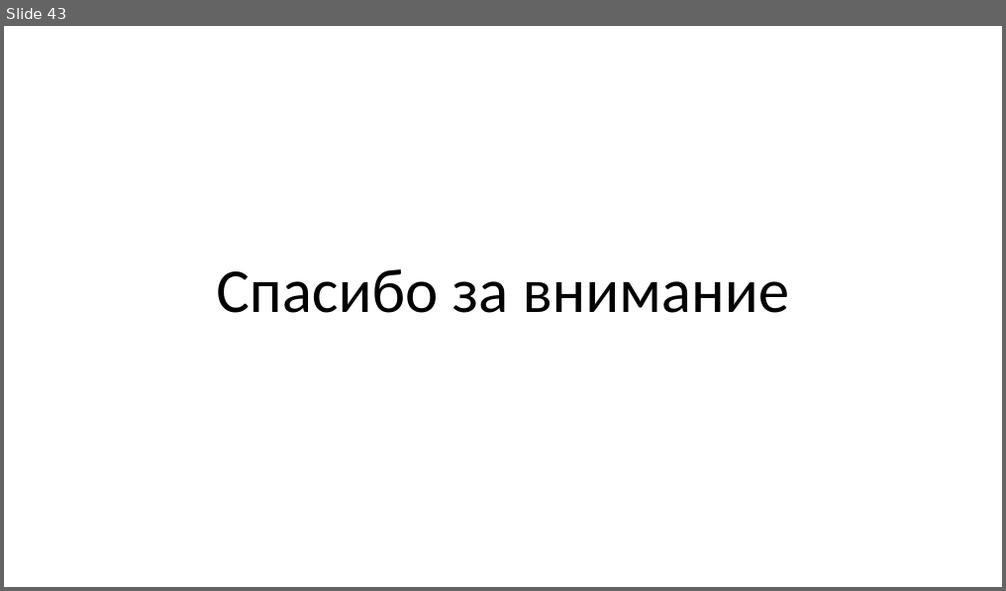
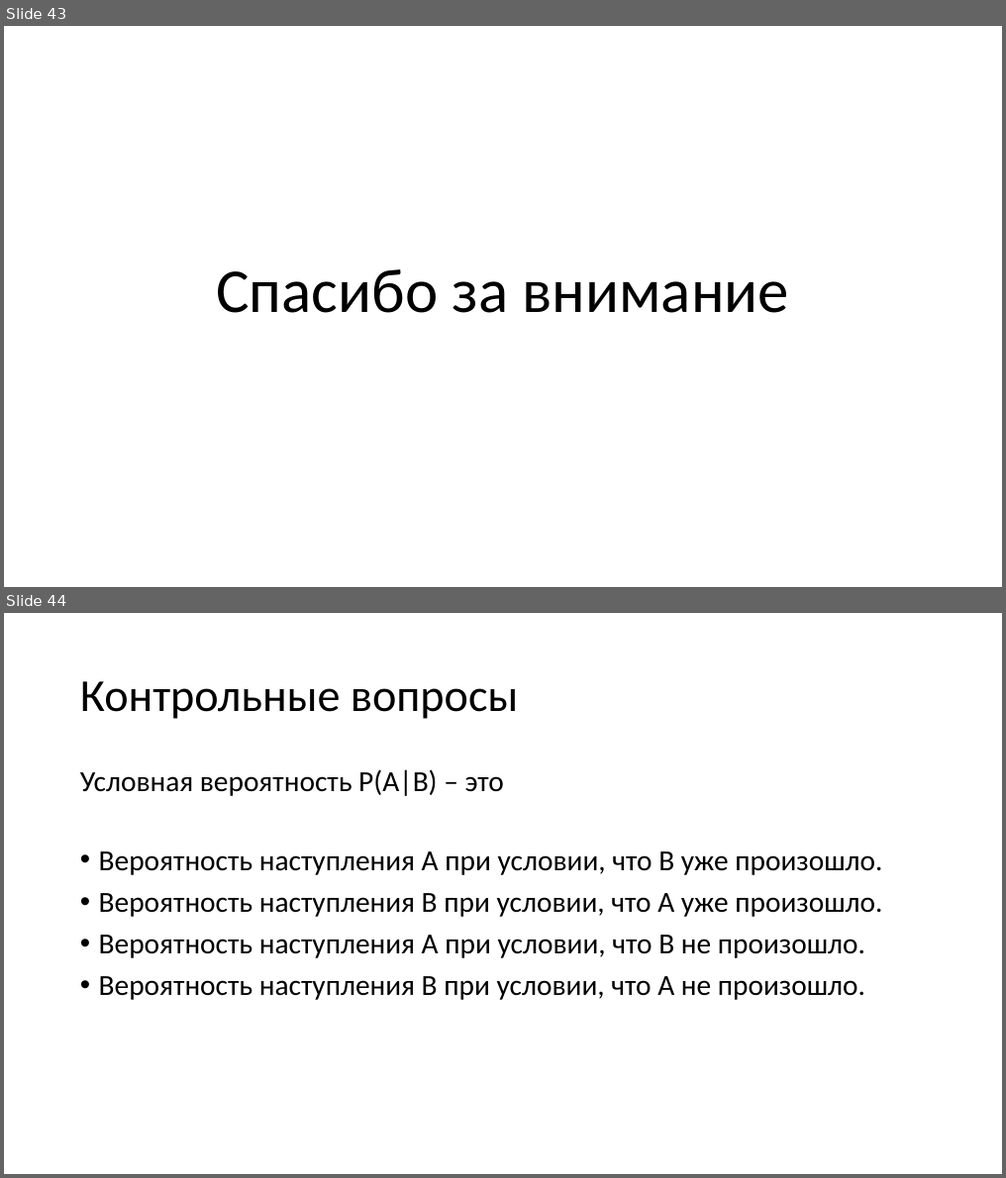
Before and after one commit to mosalov/AI_main_lectures, a slide deck: Лекция 5 18_11_2020.pptx. Shown one above the other, each under a label of ours: slide 43 before the commit, slides 43 and 44 after it. The pictures are 1006x591 and 1006x1178 pixels, drawn with LibreOffice and Linux fonts; fonts in the diff are those of the drawing. Boxes give left, top, right and bottom in pixels: in the first picture for what was removed or moved away, otherwise in the second. Text is boxed around its words. In the diff, an @@ line names an element or a change of style, - is before the commit and + after.

Commit message:
Добавил вопросы по лекции №5.

```diff
--- a/Лекция 5 18_11_2020.pptx
+++ b/Лекция 5 18_11_2020.pptx
@@ slide 44 added at (4, 613, 1002, 1174), background #FFFFFF @@
@@ title added at (80, 681, 518, 719), 44 pt, text #000000 @@
+Контрольные вопросы
@@ text added at (80, 769, 882, 1000), 28 pt, text #000000 @@
+Условная вероятность P(A|B) – это
+• Вероятность наступления A при условии, что B уже произошло.
+• Вероятность наступления B при условии, что A уже произошло.
+• Вероятность наступления A при условии, что B не произошло.
+• Вероятность наступления B при условии, что A не произошло.
```
Also in this commit, not shown: 8 other slides added, 2 other files.
